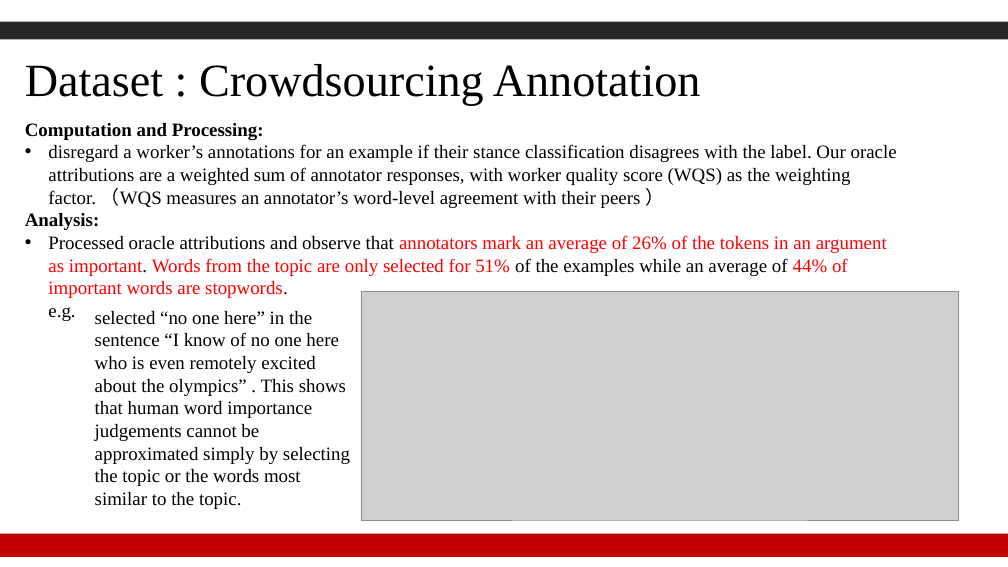
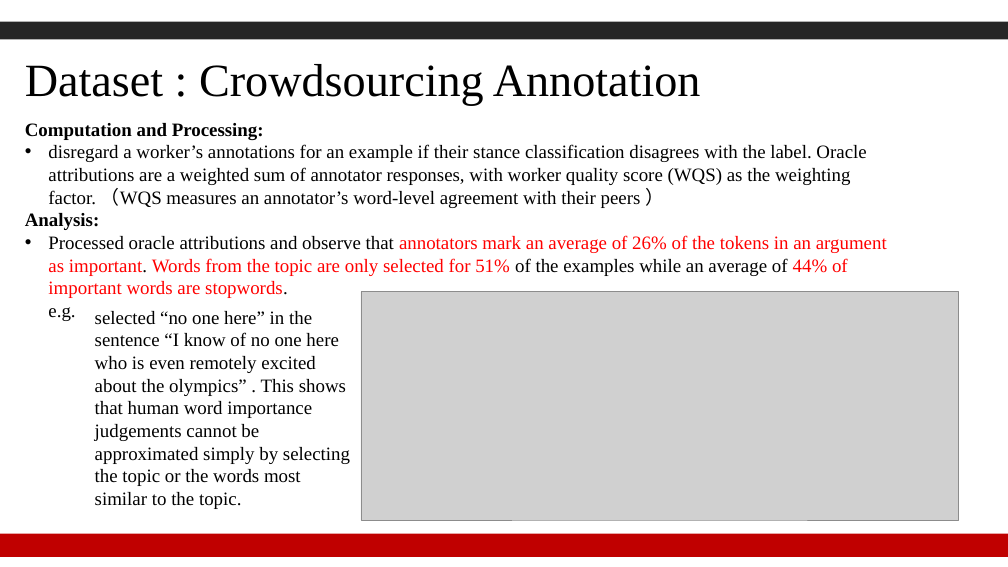
Before and after one commit to Gzk738/GZK_Code, a slide deck: slide 7 of journal club/2022.2.21/Human Rationales as Attribution Priors for Explainable Stance Detection【搜狗文档翻译_译文_英译中】.pdf.pptx. Drawn at 1008x567 pixels with LibreOffice and Linux fonts; fonts in the diff are those of the drawing; grey boxes stand for pictures; background and template pictures are left out. Boxes give left, top, right and bottom in pixels: in the first picture for what was removed or moved away, otherwise in the second. Text is boxed around its words. In the diff, an @@ line names an element or a change of style, - is before the commit and + after.

```diff
--- a/journal club/2022.2.21/Human Rationales as Attribution Priors for Explainable Stance Detection【搜狗文档翻译_译文_英译中】.pdf.pptx
+++ b/journal club/2022.2.21/Human Rationales as Attribution Priors for Explainable Stance Detection【搜狗文档翻译_译文_英译中】.pdf.pptx
@@ text at bbox=[48, 144, 866, 208]: text changed @@
-• disregard a worker’s annotations for an example if their stance classification disagrees with the label. Our oracle attributions are a weighted sum of annotator responses, with worker quality score (WQS) as the weighting factor. （WQS measures an annotator’s word-level agreement with their peers ）
+• disregard a worker’s annotations for an example if their stance classification disagrees with the label. Oracle attributions are a weighted sum of annotator responses, with worker quality score (WQS) as the weighting factor. （WQS measures an annotator’s word-level agreement with their peers ）
```
Also in this commit, not shown: 13 other slides changed, 1 slide added, 23 other files.
